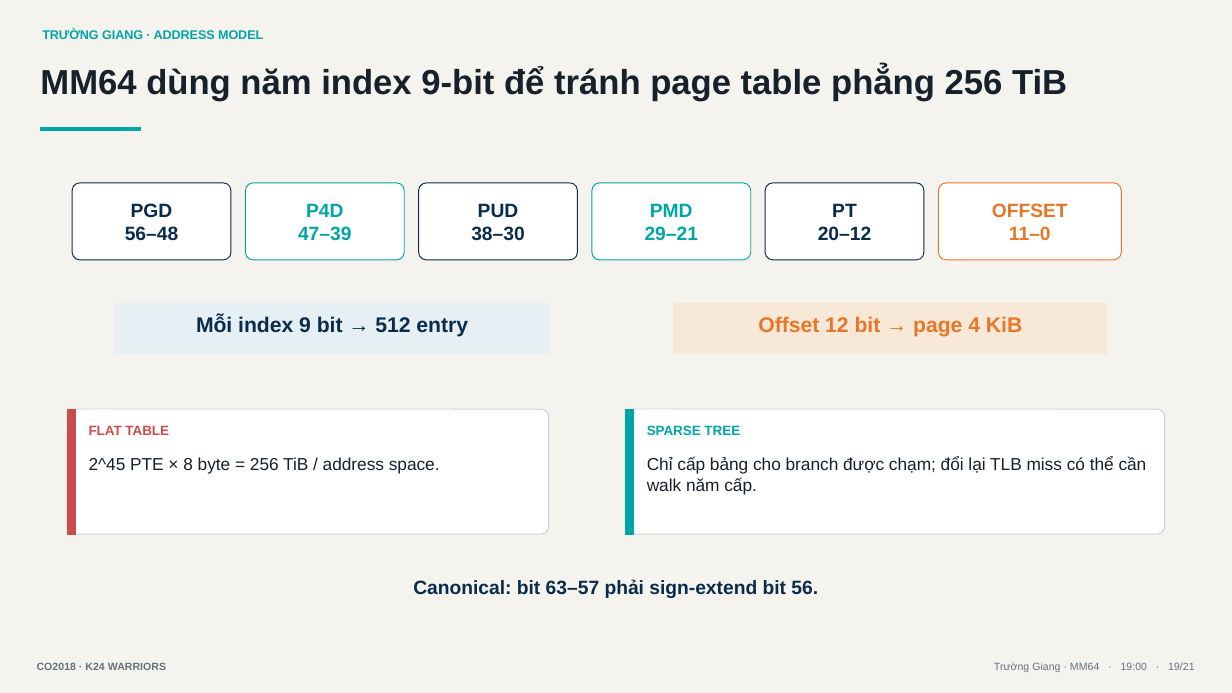
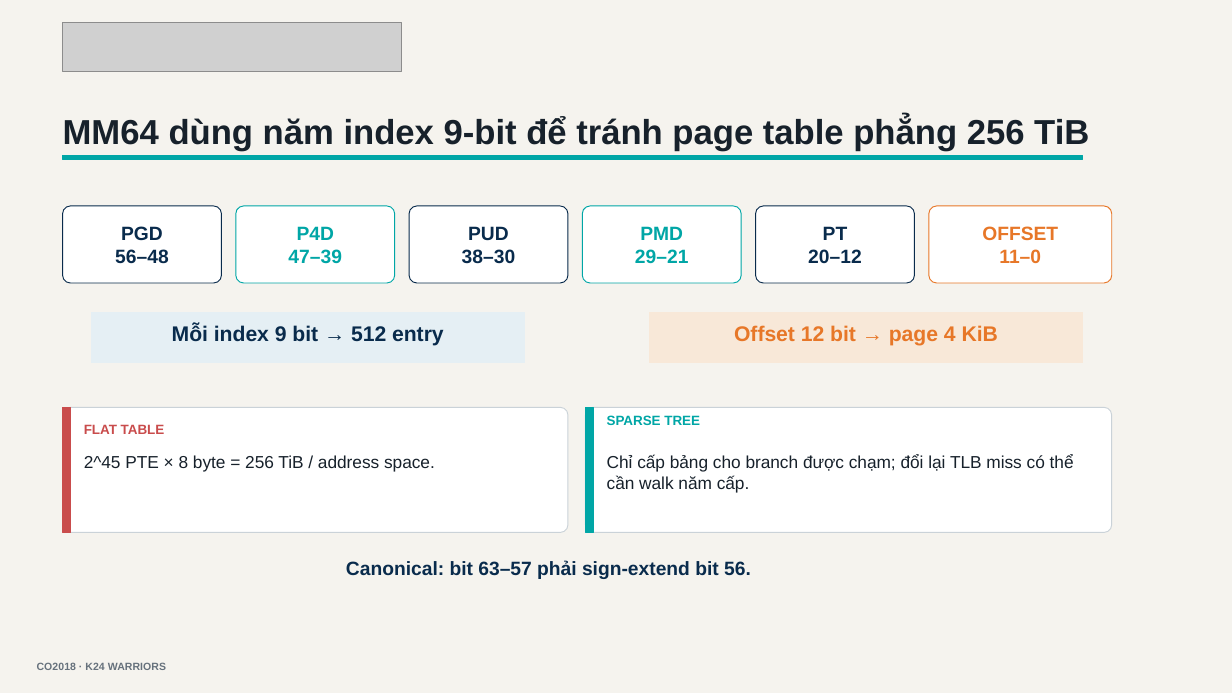
Before and after one commit to tranbaoanh21/os-assignment, a slide deck: slide 19 of os_simulator_demo_slides.pptx (slide 17 before the commit). Drawn at 1232x693 pixels with LibreOffice and Linux fonts; fonts in the diff are those of the drawing; grey boxes stand for pictures. Boxes give left, top, right and bottom in pixels: in the first picture for what was removed or moved away, otherwise in the second. Text is boxed around its words. In the diff, an @@ line names an element or a change of style, - is before the commit and + after.

```diff
--- a/os_simulator_demo_slides.pptx
+++ b/os_simulator_demo_slides.pptx
@@ rectangle removed at (x1=41, y1=23, x2=329, y2=50) @@
-TRƯỜNG GIANG · ADDRESS MODEL
@@ picture added at (x1=63, y1=22, x2=402, y2=71) @@
@@ rectangle "MM64 dùng năm index 9-bit ..." moved from (x1=39, y1=55, x2=1189, y2=123) to (x1=61, y1=106, x2=1212, y2=174) @@
@@ rectangle resized from (x1=41, y1=128, x2=140, y2=131) to (x1=63, y1=155, x2=1083, y2=160) @@
@@ rectangle at (x1=63, y1=155, x2=1083, y2=160): mirrored @@
@@ 6 rounded rectangles moved together from (x1=72, y1=183, x2=1122, y2=260) to (x1=63, y1=206, x2=1112, y2=283) @@
@@ rectangle "Mỗi index 9 bit → ..." moved from (x1=116, y1=303, x2=549, y2=353) to (x1=91, y1=312, x2=525, y2=362) @@
@@ rectangle "Offset 12 bit → page ..." moved from (x1=674, y1=303, x2=1107, y2=353) to (x1=650, y1=312, x2=1083, y2=362) @@
@@ rectangle moved from (x1=67, y1=409, x2=75, y2=534) to (x1=63, y1=408, x2=71, y2=532) @@
@@ rounded rectangle resized from (x1=67, y1=409, x2=549, y2=534) to (x1=63, y1=408, x2=568, y2=532) @@
@@ rectangle "FLAT TABLE" resized from (x1=87, y1=421, x2=538, y2=447) to (x1=82, y1=419, x2=555, y2=445) @@
@@ rectangle moved from (x1=626, y1=409, x2=633, y2=534) to (x1=586, y1=408, x2=593, y2=532) @@
@@ rounded rectangle resized from (x1=626, y1=409, x2=1165, y2=534) to (x1=586, y1=408, x2=1113, y2=532) @@
@@ rectangle "SPARSE TREE" resized from (x1=645, y1=421, x2=1153, y2=447) to (x1=604, y1=410, x2=1101, y2=437) @@
@@ rectangle "2^45 PTE × 8 byte ..." resized from (x1=87, y1=452, x2=538, y2=525) to (x1=82, y1=450, x2=555, y2=523) @@
@@ rectangle "Chỉ cấp bảng cho branch ..." resized from (x1=645, y1=452, x2=1153, y2=525) to (x1=604, y1=450, x2=1101, y2=523) @@
@@ rectangle "Canonical: bit 63–57 phải sign-extend ..." moved from (x1=288, y1=568, x2=943, y2=609) to (x1=222, y1=549, x2=876, y2=590) @@
@@ rectangle removed at (x1=818, y1=658, x2=1197, y2=679) @@
-Trường Giang · MM64 · 19:00 · 19/21
```
Also in this commit, not shown: 16 other slides changed, 3 slides added, 1 slide removed, 14 other files.
